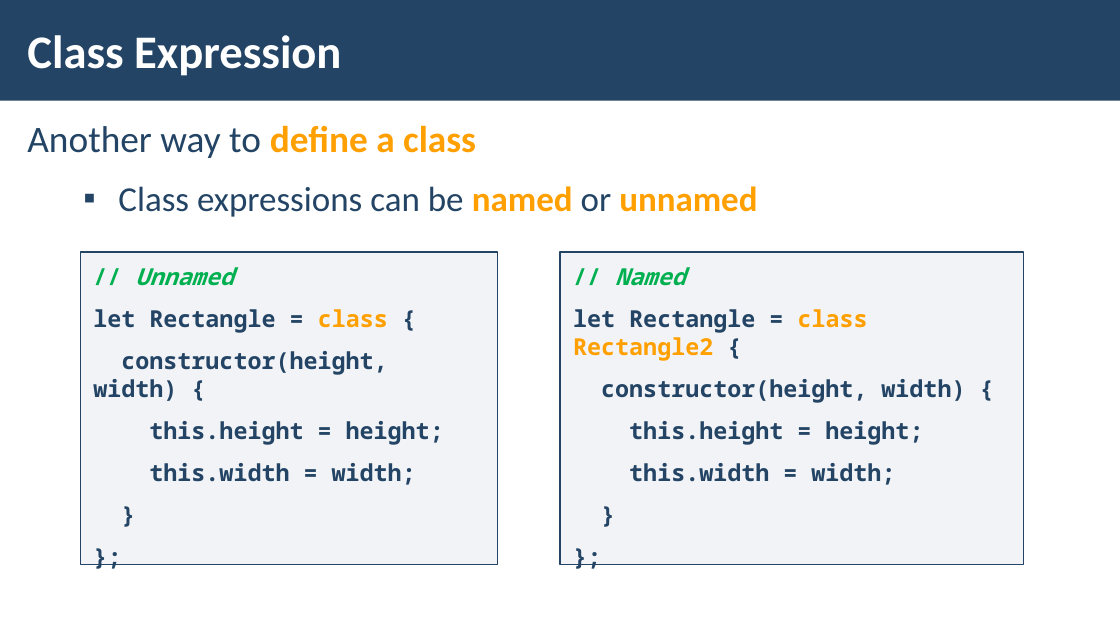
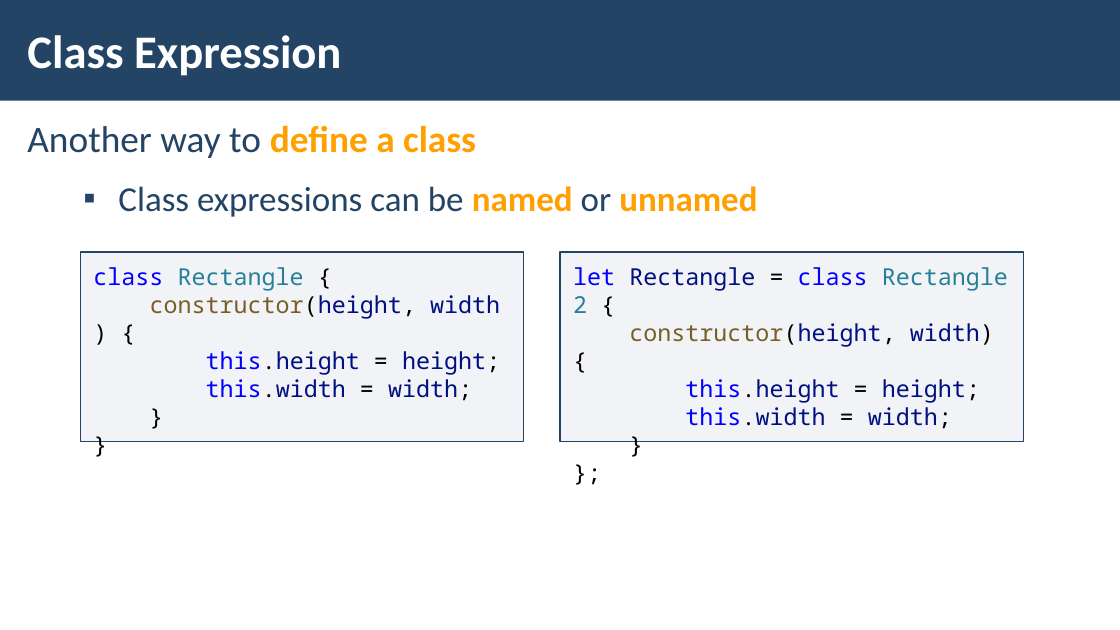
Before and after one commit to ErayErol/Software-University-Courses, a slide deck: slide 7 of JS Advanced - 2019.09.16/07. Classes/LAB/JS-Advanced-JS-Classes.pptx. Drawn at 1120x630 pixels with LibreOffice and Linux fonts; fonts in the diff are those of the drawing; background and template pictures are left out. Boxes give left, top, right and bottom in pixels: in the first picture for what was removed or moved away, otherwise in the second. Text is boxed around its words. In the diff, an @@ line names an element or a change of style, - is before the commit and + after.

```diff
--- a/JS Advanced - 2019.09.16/07. Classes/LAB/JS-Advanced-JS-Classes.pptx
+++ b/JS Advanced - 2019.09.16/07. Classes/LAB/JS-Advanced-JS-Classes.pptx
@@ text in rectangle at <box>80,252,523,442</box>: text changed; text colour #234465 to #000000; bold off @@
-};
+}
@@ rectangle "class Rectangle {": place and size @@
-rectangle "class Rectangle {" at <box>80,252,497,565</box>
+rectangle "class Rectangle {" at <box>80,252,523,442</box>
@@ text in rectangle at <box>93,267,304,291</box>: text changed; text colour #234465 to #267F99; bold off @@
-// Unnamed
-let Rectangle = class {
+class Rectangle {
@@ rectangle "let Rectangle = class Rectangle2 ...": place and size @@
-rectangle "let Rectangle = class Rectangle2 ..." at <box>560,252,1024,565</box>
+rectangle "let Rectangle = class Rectangle2 ..." at <box>560,252,1024,442</box>
@@ rectangle "let Rectangle = class Rectangle2 ..." at <box>560,252,1024,442</box>: text colour #234465 to #0000FF in "let", "this.height", "this.width"; text colour #234465 to #001080 in "Rectangle", "constructor(height, width)", "this.height height;", "this.width width;"; text colour #234465 to #000000 in "= {", "constructor(height, width) {", "this.height = height;", "this.width = width;" and 2 more places; text colour #FFA000 to #0000FF in "class"; text colour #FFA000 to #267F99 in "Rectangle2"; bold off; text colour #234465 to #795E26 in "constructor(height,"; less space between paragraphs @@
@@ text in rectangle at <box>615,268,685,286</box>: paragraph removed @@
-// Named
@@ text in rectangle at <box>150,295,500,401</box>: text colour #234465 to #795E26 in "constructor(height,"; text colour #234465 to #000000, bold off in "constructor(height, width) {", "this.height = height;", "this.width = width;", "}"; text colour #234465 to #001080 in "constructor(height, width)", "this.height height;", "this.width width;"; text colour #234465 to #0000FF in "this.height", "this.width"; less space between paragraphs @@
```
Also in this commit, not shown: 22 other slides changed, 3 slides removed, 8 other files.
